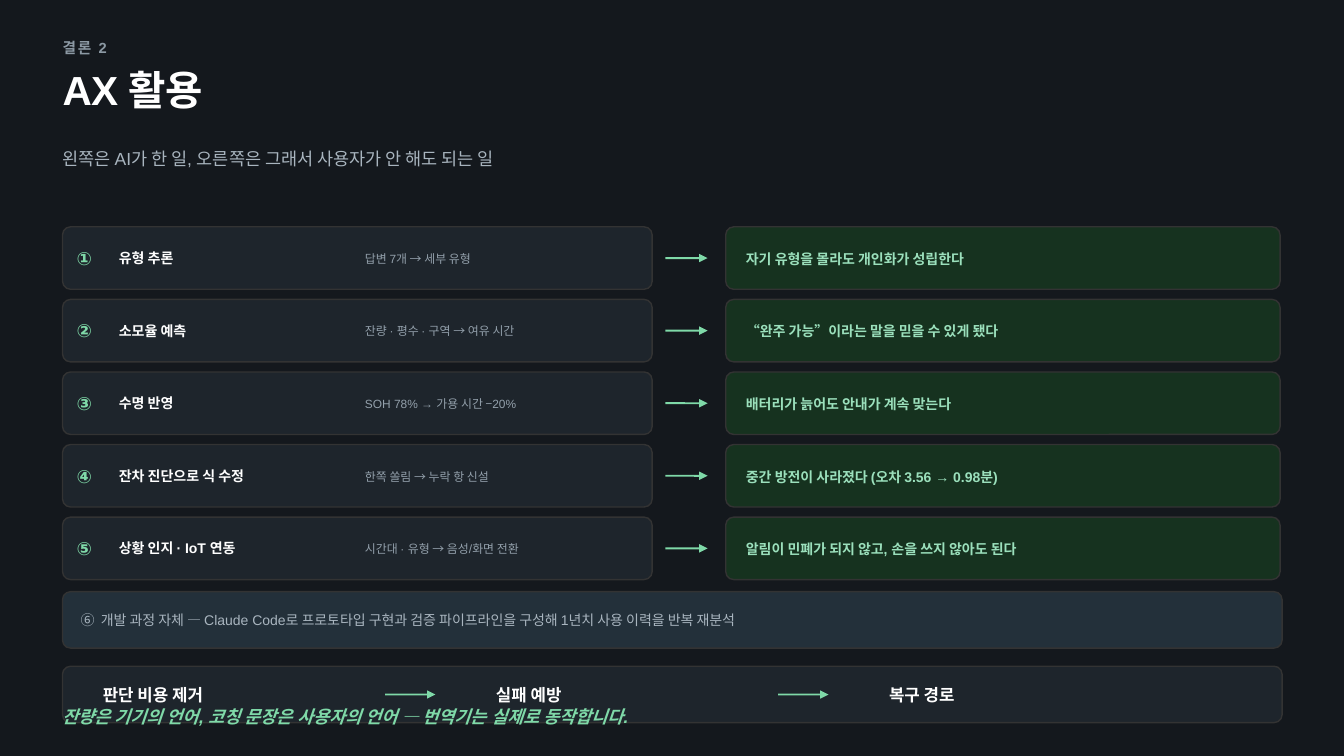
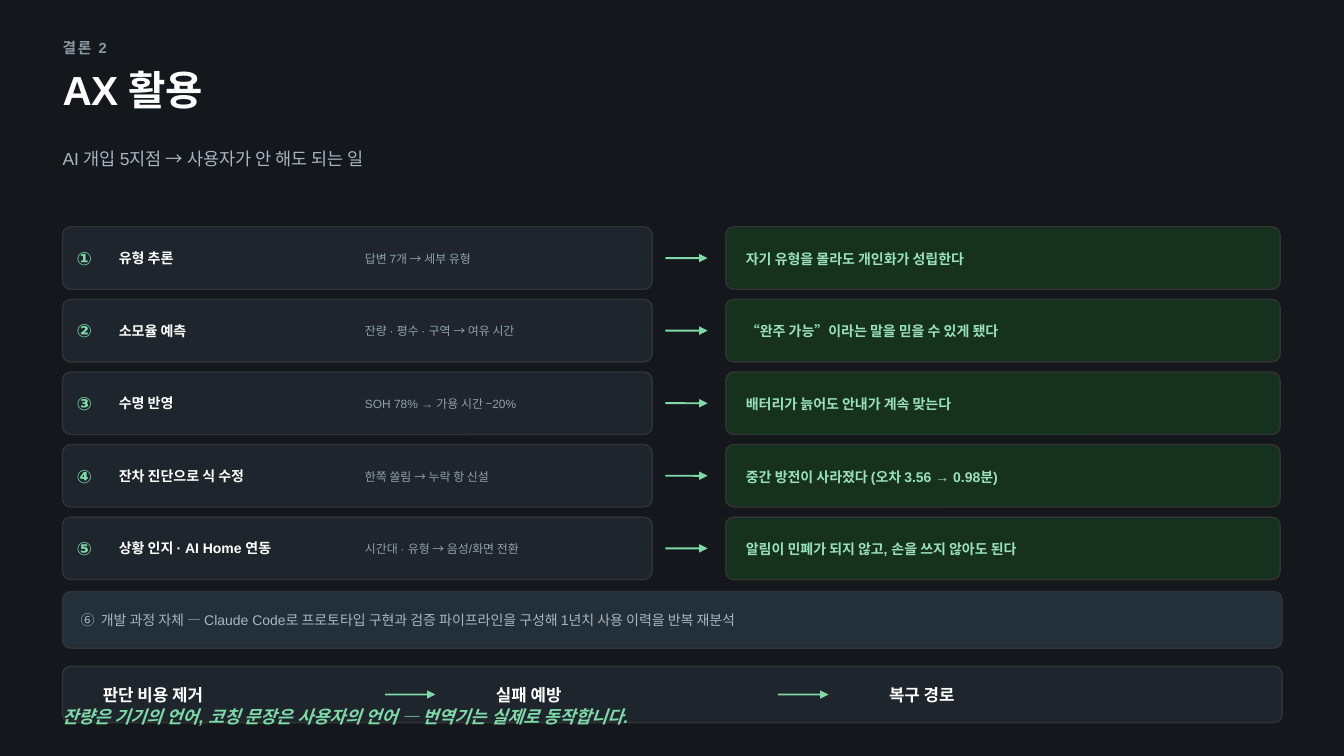
Before and after one commit to brothrone/a, a slide deck: slide 10 of 발표자료_배터리코칭.pptx. Drawn at 1344x756 pixels with LibreOffice and Linux fonts; fonts in the diff are those of the drawing. Boxes give left, top, right and bottom in pixels: in the first picture for what was removed or moved away, otherwise in the second. Text is boxed around its words. In the diff, an @@ line names an element or a change of style, - is before the commit and + after.

```diff
--- a/발표자료_배터리코칭.pptx
+++ b/발표자료_배터리코칭.pptx
@@ text at [63,150,363,167]: text changed @@
-왼쪽은 AI가 한 일, 오른쪽은 그래서 사용자가 안 해도 되는 일
+AI 개입 5지점 → 사용자가 안 해도 되는 일
@@ text at [119,541,271,555]: text changed @@
-상황 인지 · IoT 연동
+상황 인지 · AI Home 연동
```
Also in this commit, not shown: 14 other slides changed, 7 other files.
